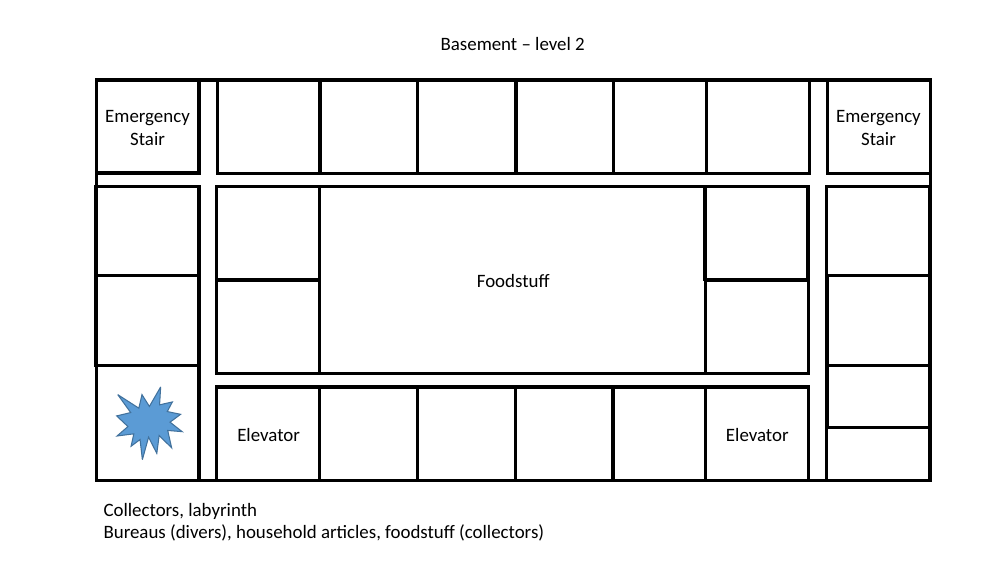
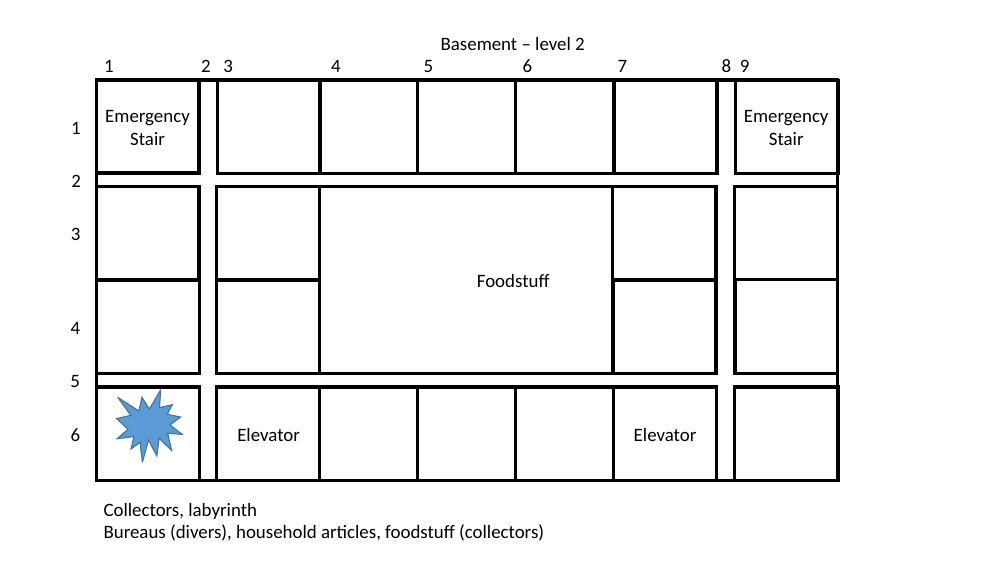
Before and after one commit to ChristophSchauer/RPG-Ratten, a slide deck: slide 2 of Building/template_floors.ppt. Drawn at 1008x567 pixels with LibreOffice and Linux fonts; fonts in the diff are those of the drawing. Boxes give left, top, right and bottom in pixels: in the first picture for what was removed or moved away, otherwise in the second. Text is boxed around its words. In the diff, an @@ line names an element or a change of style, - is before the commit and + after.

Commit message:
update level 2 (.ppt); complete routing (.py);

```diff
--- a/Building/template_floors.ppt
+++ b/Building/template_floors.ppt
@@ text added at [104,59,750,72], 18 pt, text #000000 @@
+1 2 3 4 5 6 7 8 9
@@ rectangle: place and size @@
-rectangle at [96,80,930,480]
+rectangle at [96,80,837,480]
@@ rectangle: place and size @@
-rectangle at [217,80,809,173]
+rectangle at [217,80,717,173]
@@ rectangle: place and size @@
-rectangle at [516,80,614,173]
+rectangle at [614,80,716,173]
@@ text added at [71,122,81,134], 18 pt, text #000000 @@
+1
@@ text added at [71,174,81,187], 18 pt, text #000000 @@
+2
@@ rectangle: place and size @@
-rectangle at [96,187,199,275]
+rectangle at [97,187,199,280]
@@ rectangle: place and size @@
-rectangle at [96,187,199,480]
+rectangle at [97,187,199,373]
@@ rectangle: place and size @@
-rectangle at [217,187,809,373]
+rectangle at [217,187,716,373]
@@ 2 texts, 1 rectangle: place and size @@
-2 texts, 1 rectangle at [705,110,921,441]
+2 texts, 1 rectangle at [613,110,829,441]
@@ rectangle: place and size @@
-rectangle at [827,187,929,480]
+rectangle at [734,187,837,373]
@@ text added at [71,227,81,240], 18 pt, text #000000 @@
+3
@@ rectangle: place and size @@
-rectangle at [96,276,199,365]
+rectangle at [97,280,199,373]
@@ rectangle: place and size @@
-rectangle at [827,276,930,365]
+rectangle at [613,280,716,373]
@@ 3 rectangles: place and size @@
-3 rectangles at [705,80,809,480]
+3 rectangles at [734,80,838,480]
@@ text added at [71,322,81,334], 18 pt, text #000000 @@
+4
@@ text added at [70,375,80,387], 18 pt, text #000000 @@
+5
@@ rectangle: place and size @@
-rectangle at [827,80,930,173]
+rectangle at [96,387,199,480]
@@ rectangle: place and size @@
-rectangle at [217,387,809,480]
+rectangle at [217,387,716,480]
@@ rectangle: place and size @@
-rectangle at [613,387,705,480]
+rectangle at [614,387,716,480]
@@ rectangle removed at [827,365,929,428] @@
@@ text added at [71,428,81,441], 18 pt, text #000000 @@
+6
```
Also in this commit, not shown: 1 other file.
